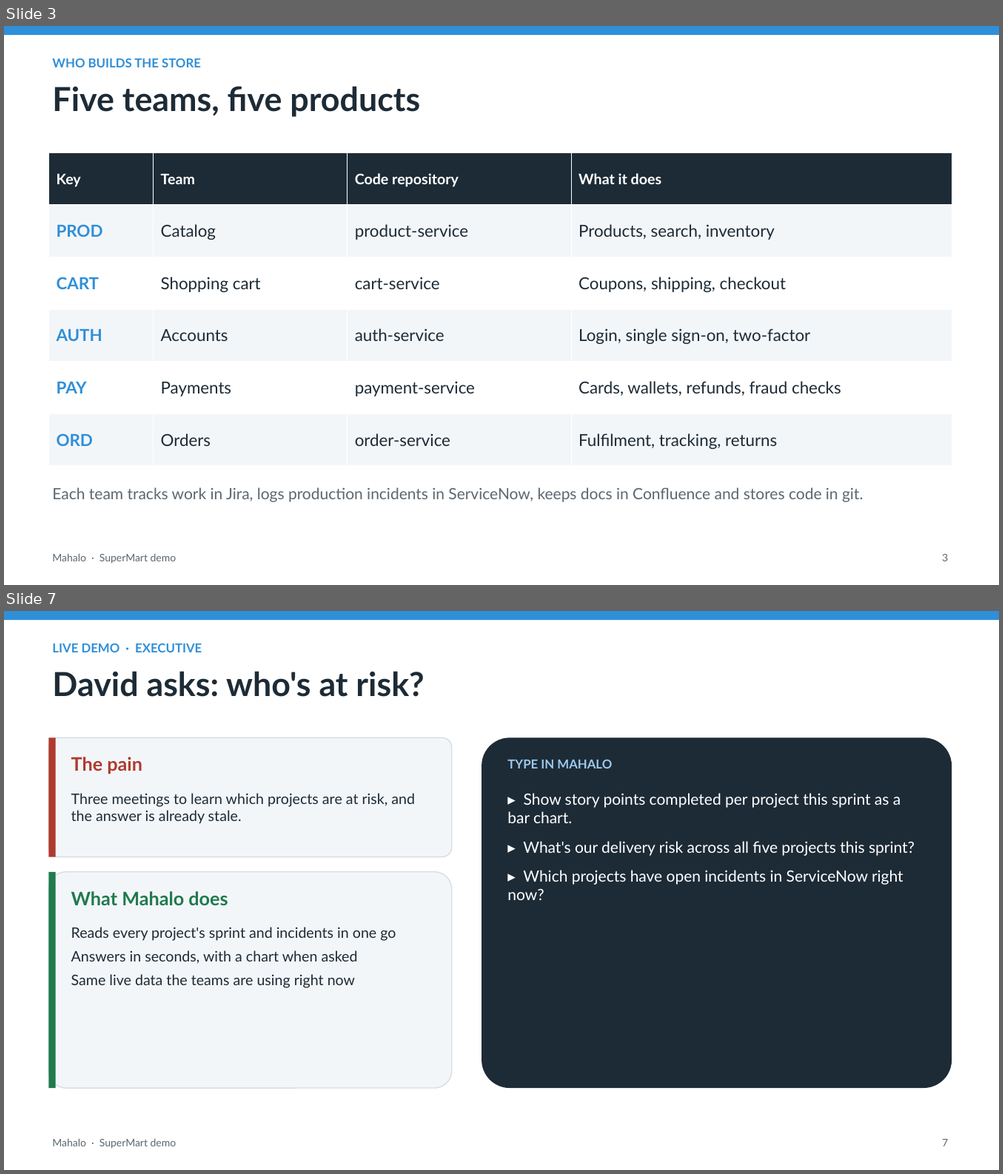
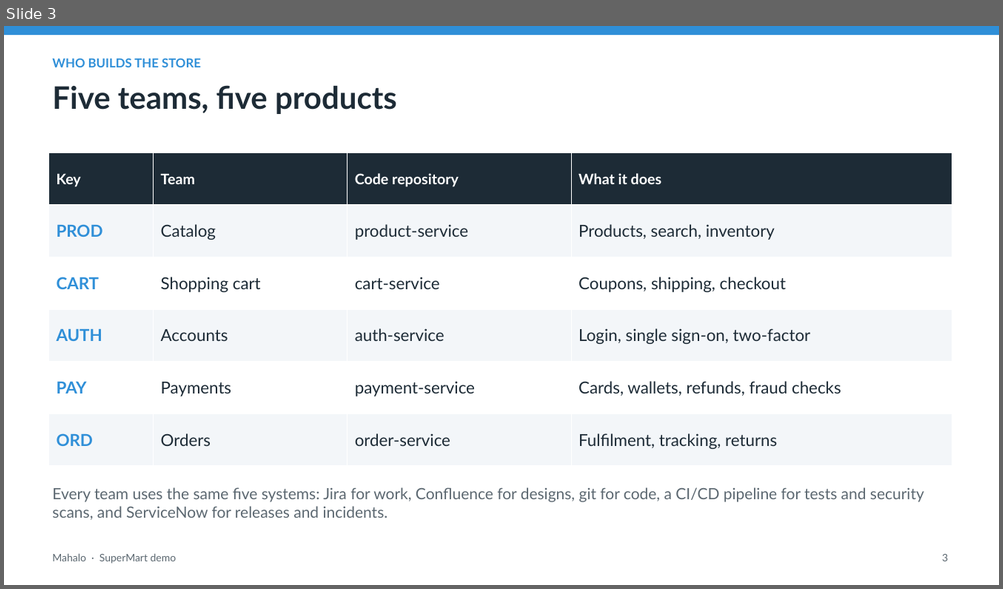
Before and after one commit to tjblavakumar/mahalo-agentcore, a slide deck: docs/Mahalo_SuperMart_Demo.pptx. Shown one above the other, each under a label of ours: slides 3 and 7 before the commit, slide 3 after it; the slides between them are not shown. The pictures are 1003x1174 and 1003x589 pixels, drawn with LibreOffice and Linux fonts; fonts in the diff are those of the drawing. Boxes give left, top, right and bottom in pixels: in the first picture for what was removed or moved away, otherwise in the second. Text is boxed around its words. In the diff, an @@ line names an element or a change of style, - is before the commit and + after.

Commit message:
docs: deck and demo script follow one feature (PAY-109) end to end with all four personas, CI/CD and the login briefing

```diff
--- a/docs/Mahalo_SuperMart_Demo.pptx
+++ b/docs/Mahalo_SuperMart_Demo.pptx
@@ slide 7 removed at [4, 611, 999, 1170], background #FFFFFF @@
@@ rectangle removed at [4, 611, 999, 620] @@
@@ text removed at [52, 643, 202, 652] @@
-LIVE DEMO · EXECUTIVE
@@ text removed at [52, 671, 424, 697] @@
-David asks: who's at risk?
@@ rounded rectangle removed at [48, 738, 452, 857] @@
@@ rectangle removed at [48, 738, 56, 857] @@
@@ rounded rectangle removed at [481, 738, 951, 1088] @@
@@ text removed at [71, 757, 142, 775] @@
-The pain
@@ text removed at [507, 759, 612, 769] @@
-TYPE IN MAHALO
@@ text removed at [71, 793, 415, 824] @@
-Three meetings to learn which projects are at risk, and the answer is already stale.
@@ text removed at [507, 793, 914, 900] @@
-▸ Show story points completed per project this sprint as a bar chart.
-▸ What's our delivery risk across all five projects this sprint?
-▸ Which projects have open incidents in ServiceNow right now?
@@ rounded rectangle removed at [48, 872, 452, 1088] @@
@@ rectangle removed at [48, 872, 56, 1088] @@
@@ text removed at [71, 891, 227, 906] @@
-What Mahalo does
@@ text removed at [71, 927, 395, 988] @@
-Reads every project's sprint and incidents in one go
-Answers in seconds, with a chart when asked
-Same live data the teams are using right now
@@ text removed at [52, 1139, 176, 1149] @@
-Mahalo · SuperMart demo
@@ text removed at [942, 1139, 948, 1147] @@
-7
@@ slide 3 changed as well @@
@@ text "Five teams, five products" at [52, 85, 397, 114]: size 32 to 30 pt @@
@@ text at [52, 488, 924, 520]: text changed @@
-Each team tracks work in Jira, logs production incidents in ServiceNow, keeps docs in Confluence and stores code in git.
+Every team uses the same five systems: Jira for work, Confluence for designs, git for code, a CI/CD pipeline for tests and security scans, and ServiceNow for releases and incidents.
```
Also in this commit, not shown: 9 other slides changed, 5 slides added, 1 other slide removed, 5 other files.
